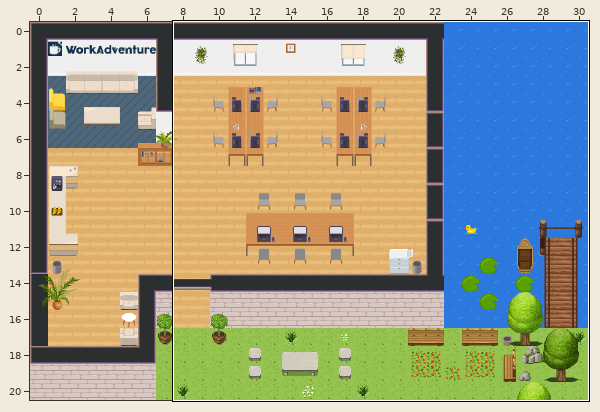
A Tiled map (JSON) gets an edit: map.tmj. Above, an overview of the earlier version with the close-up marked.
Close-up. Old version:
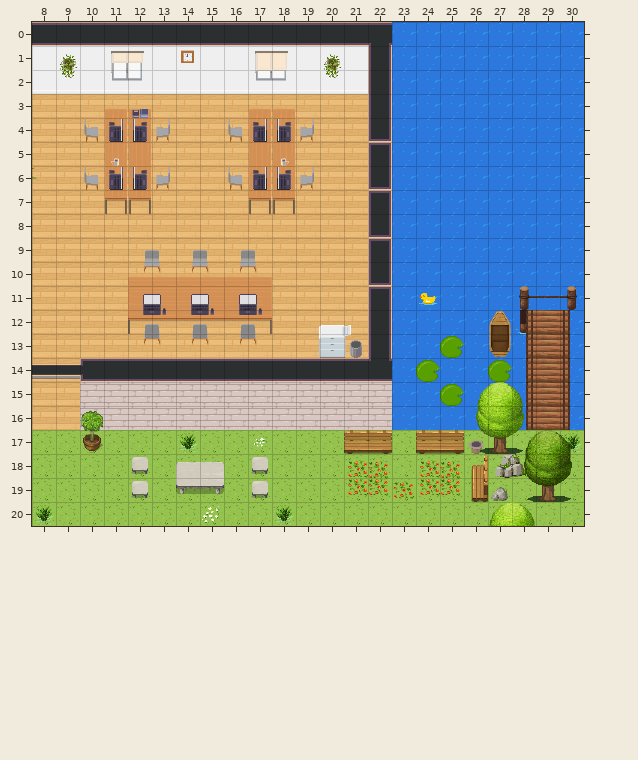
Cells are 32x32 px. Shown: x 8..30, y 0..20. The commit also changed other parts of the map, which this record leaves out.
Now the later version:
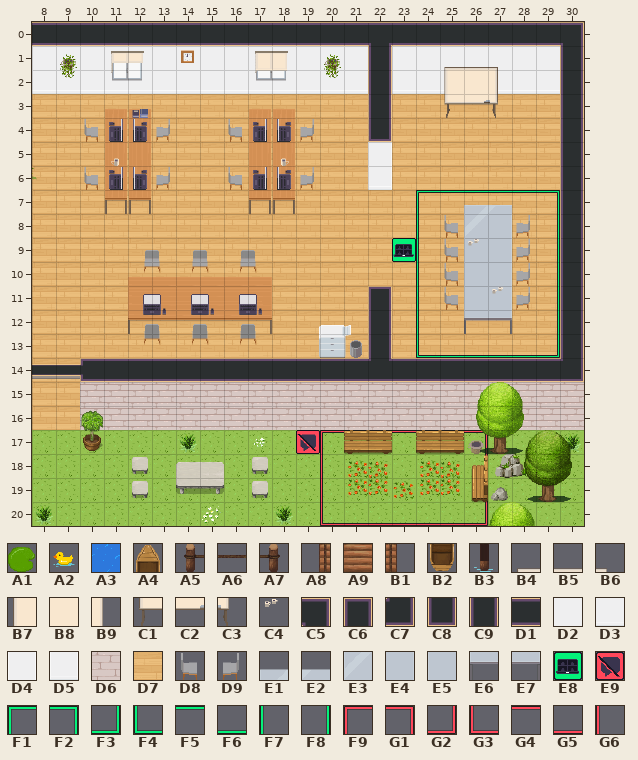
Key: from "WA_Exterior": A1 631, A2 659, A3 675, A4 727, A5 729, A6 730, A7 731, A8 732, A9 733, B1 734, B2 752, B3 754; from "WA_Miscellaneous": B4 33, B5 34, B6 35, B7 43, B8 44, B9 45, C1 53, C2 54, C3 55, C4 58; from "WA_Room_Builder": C5 29, C6 31, C7 54, C8 56, C9 102, D1 104, D2 203, D3 228, D4 280, D5 305, D6 310, D7 350; from "WA_Seats": D8 119, D9 120; from "WA_Tables": E1 5, E2 6, E3 15, E4 17, E5 17 flipped left-right, E6 25, E7 27; from "WA_User_Interface": E8 21, E9 60, F1 161, F2 162, F3 163, F4 164, F5 165, F6 166, F7 167, F8 168, F9 239, G1 240, G2 241, G3 242, G4 243, G5 244, G6 245.
__ is an empty cell, ## one hidden under a higher layer.
Tiles replaced or removed in this view: A1, A2, A3, A4, A5, A6, A7, A8, A9, B1, B2, B3, C6, C8.
Tiles of an added or newly shown layer are drawn over the layers below it.
Diff:
Changed rows in their new state; .. is an unchanged cell.
Layer "floor/floor1":
first column x 23:
 3 D7 D7 D7 D7 D7 D7 D7
 4 D7 D7 D7 D7 D7 D7 D7
 5 D7 D7 D7 D7 D7 D7 D7
 6 D7 D7 D7 D7 D7 D7 D7
 7 D7 D7 D7 D7 D7 D7 D7
 8 D7 D7 D7 .. .. D7 D7
 9 D7 D7 D7 .. .. D7 D7
10 D7 D7 D7 .. .. D7 D7
11 D7 D7 D7 .. .. D7 D7
12 D7 D7 D7 D7 D7 D7 D7
13 D7 D7 D7 D7 D7 D7 D7
Layer "floor/floor2" (now shown):
first column x 23:
 7 .. F1 F5 F5 F5 F5 F2
 8 .. F7 .. .. .. .. F8
 9 E8 F7 .. .. .. .. F8
10 .. F7 .. .. .. .. F8
11 .. F7 .. .. .. .. F8
12 .. F7 .. .. .. .. F8
13 .. F4 F6 F6 F6 F6 F3
first column x 19:
17 E9 F9 G4 G4 G4 G4 G4 G1
18 .. G6 .. .. .. .. .. ..
19 .. G6 .. .. .. .. .. ..
20 .. G3 G5 G5 G5 G5 G5 G2
Layer "walls/walls1":
first column x 22:
 0 .. D1 D1 D1 D1 D1 D1 D1 C5
 1 .. D2 D2 D2 D2 D2 D2 D2 C9
 2 .. D3 D3 D3 ## D3 D3 D3 C9
 3 .. __ __ __ __ __ __ __ C9
 4 .. __ __ __ __ __ __ __ C9
 5 D4 __ __ __ __ __ __ __ C9
 6 D5 __ __ __ __ __ __ __ C9
 7 __ __ __ __ __ __ __ __ C9
 8 __ __ __ __ __ __ __ __ C9
 9 __ __ __ __ __ __ __ __ C9
10 __ __ __ __ __ __ __ __ C9
11 .. __ __ __ __ __ __ __ C9
12 .. __ __ __ __ __ __ __ C9
13 .. __ __ __ __ __ __ __ C9
14 .. D1 D1 D1 D1 D1 D1 D1 C7
15 .. D6 D6 D6 D6 D6 D6 D6 D6
16 .. D6 D6 D6 D6 .. D6 D6 D6
Layer "furniture/furniture2":
first column x 25:
 1 B4 B5 B6
 2 B7 B8 B9
 3 C1 C2 C3
first column x 25:
 8 D8 E3 E4 D9 .. ..
 9 D8 E5 E4 D9 .. ..
10 D8 E5 E4 D9 .. ..
11 D8 E5 E4 D9 __ __
12 .. E6 E7 __ .. ..
13 .. .. __ __ __ __
14 .. .. .. __ __ __
15 .. .. .. __ __ __
16 .. .. .. __ __ __
Layer "furniture/furniture3":
first column x 26:
 9 C4 ..
11 .. C4
Layer "above/above1":
first column x 26:
 7 E1 E2
first column x 24:
11 __ .. .. .. .. .. ..
12 .. .. .. .. __ __ __
13 .. __ .. .. .. .. ..
14 __ .. .. __ .. .. ..
15 .. __ .. .. .. .. ..
Pixel boxes of the changes (left, top, right, bottom) in both close-ups:
changed: (296, 22, 584, 526)
